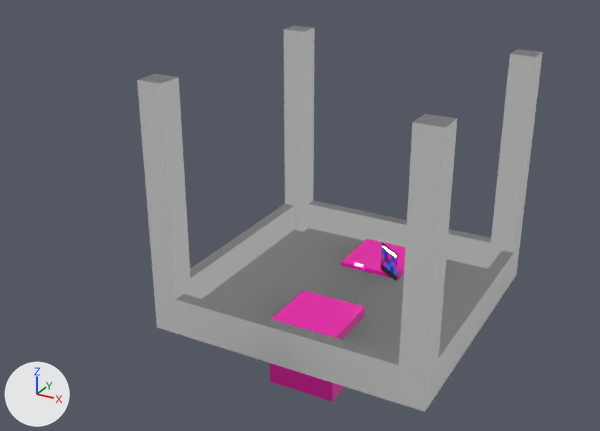
The glTF model janus.glb as it was, and as the next commit left it.
One viewpoint serves both versions: a camera (50 mm lens) standing at (51.0, -108.7, 66.6) and looking at (-6.2, -4.8, 14.6). Every picture has the same lights, and +X, +Y and +Z are marked at lower left. The first picture is the older version. Where no turn or scale is listed for an object, it has been applied to the vertices. Vertices at exactly the same position are counted once.
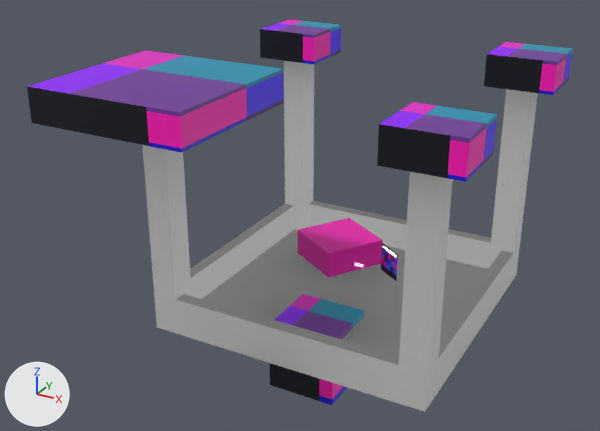
Changed parts and their boxes [x1, y1, x2, y2] in the pictures (600 x 431 px; the box of a moved part takes in the faces that stretch with it):
'platform', added
    after: [27, 50, 283, 152]
'Cube.004', added
    after: [377, 102, 497, 182]
'Cube', recoloured, moved
    before: [270, 290, 365, 402]
    after: [270, 294, 365, 405]
'Cube2', moved, turned
    before: [341, 239, 405, 280]
    after: [298, 218, 383, 277]
'Cube.003', added
    after: [484, 42, 573, 95]
'Cube.002', added
    after: [260, 19, 341, 64]
part 1 of me_cube_004, moved or reshaped
    before: [270, 290, 365, 402]
    after: [27, 19, 573, 405]

The change, as a diff of the scene's bpy script:
```diff
--- a/janus.glb.py
+++ b/janus.glb.py
@@ me_cube_004 @@
 # used by ob_cube; location = (0.0, -10.5, -3.7); scale = (5.44, 5.44, 5.44)
-me_cube_004.from_pydata(...)  # 8 vertices, 12 faces; spans x -1.0..1.0, y -1.0..1.0, z -1.0..1.0
-me_cube_004.materials.append(mat_material_054)  # pink #e708a7
+me_cube_004.from_pydata(...)  # 8 vertices, 12 faces; spans x -1.0..1.0, y -1.0..1.0, z -2.05..-0.05
+# me_cube_004 part 1: the whole mesh is moved by (0.0, 0.0, -1.05)
+me_cube_004.materials.append(mat_material_055)  # picture img_colors
@@ ob_cube @@
 ob_cube = bpy.data.objects.new('Cube', me_cube_004)
-ob_cube.location = (0.0, -10.5, -3.7)
+ob_cube.location = (0.0, -10.5, 1.3)
 ob_cube.scale = (5.44, 5.44, 5.44)
@@ ob_cube2 @@
 ob_cube2 = bpy.data.objects.new('Cube2', me_cube_005)
-ob_cube2.location = (0.0, 14.1, -4.7)
+ob_cube2.location = (-7.1, 11.2, -0.9)
+ob_cube2.rotation_euler = (0.0, 0.0, -0.561)  # degrees (0, 0, -32)
 ob_cube2.scale = (5.44, 5.44, 5.44)
@@ ob_cube_004 @@
+ob_cube_004 = bpy.data.objects.new('Cube.004', me_cube_004)
+ob_cube_004.location = (20.5, -20.0, 38.4)
+ob_cube_004.scale = (5.31, 5.13, 2.5)
@@ ob_cube_003 @@
+ob_cube_003 = bpy.data.objects.new('Cube.003', me_cube_004)
+ob_cube_003.location = (20.5, 20.4, 38.4)
+ob_cube_003.scale = (5.31, 5.13, 2.5)
@@ ob_cube_002 @@
+ob_cube_002 = bpy.data.objects.new('Cube.002', me_cube_004)
+ob_cube_002.location = (-19.8, 20.4, 38.4)
+ob_cube_002.scale = (5.31, 5.13, 2.5)
@@ ob_platform @@
+ob_platform = bpy.data.objects.new('platform', me_cube_004)
+ob_platform.location = (-19.6, -20.0, 38.4)
+ob_platform.scale = (12.3, 12.3, 2.5)
```
